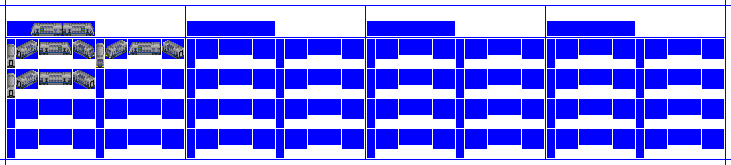
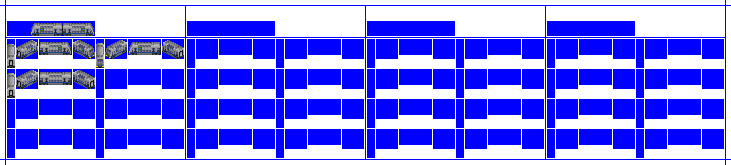
Two versions of the same layered image (731 x 165). Layer-by-layer changes:
renamed "CC2 copy" to "BLACK copy", painted on it over (54, 29, 160, 52)
